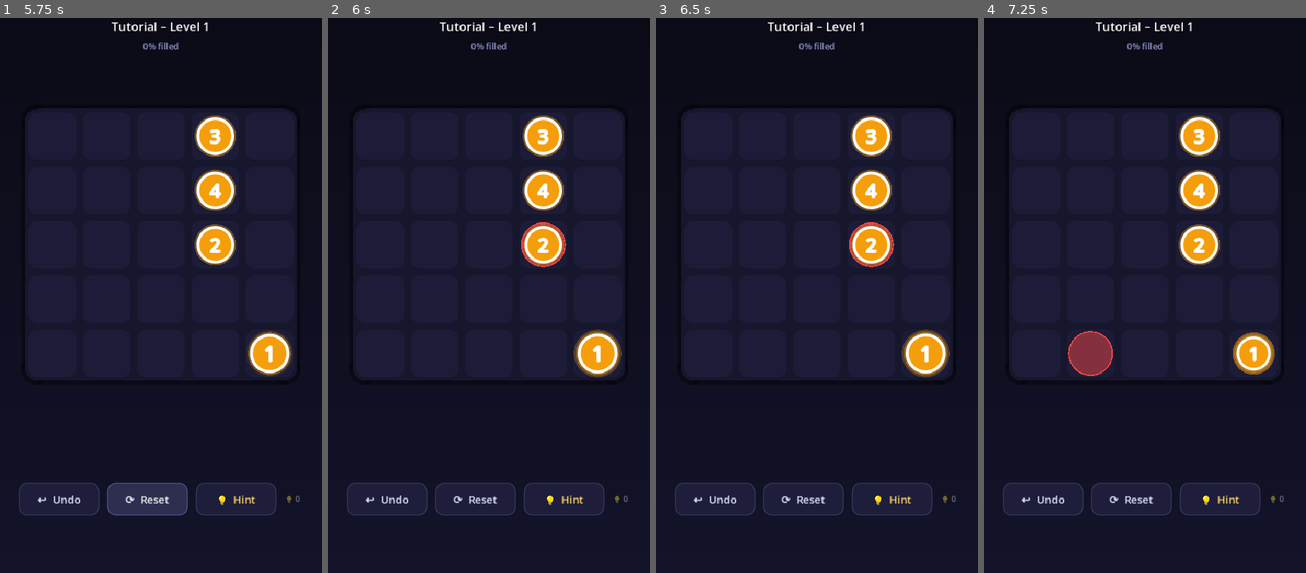
Above: before the commit, frames 1-4 (left to right).
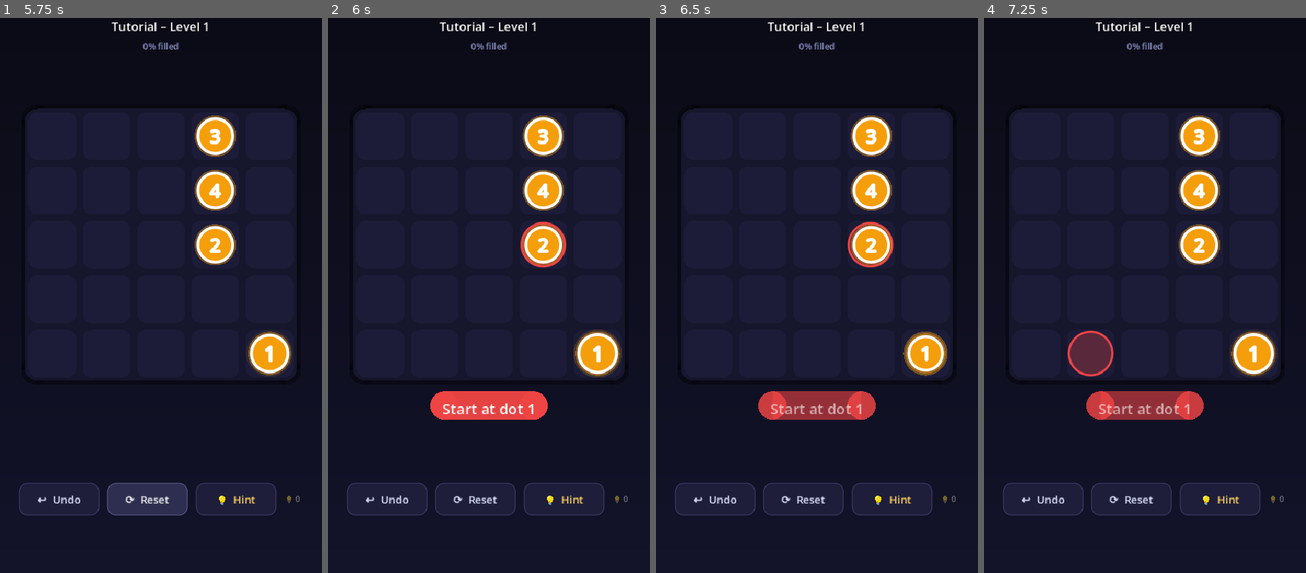
Above: after the commit, the same moments.

Repository: altafhssn/NumberZIpZap
Game: Godot game, scene res://scenes/Main.tscn
The game is run twice, just before and just after one commit, with the same random seed, the same clock (stepped at 60 frames per second) and the same inputs.
Inputs (mouse positions are in pixels of both pictures, inside the frame that each line leads up to):
- Up to frame 1 (5.75 s): click "↩ Undo" at 0.5 s; click "💡 Hint" at 1.25 s; click "↩ Undo" at 2 s; click "💡 Hint" at 2.75 s; click "↩ Undo" at 3.5 s; click "💡 Hint" at 4.25 s; click "⟳ Reset" at 5 s
- Up to frame 2 (6 s): move the mouse to (559, 256) at 5.77 s; click (559, 256) at 5.92 s
- Up to frame 3 (6.5 s): no input
- Up to frame 4 (7.25 s): drag from (1080, 317) to (1128, 400) at 6.52 s

Frame 1 is identical in both runs. In frame 2, 2.1% of the frame differs, in the area x 31-92%, y 36-73%; in frame 3, 2.6%; in frame 4, 3.1%, in the area x 25-91%, y 56-73%.

Commit message:
Add wrong-move toast feedback
Show the error message in a fading pill below the grid (was stored but
never rendered), lengthen the error display, add a shake animation, and
drive continuous redraws so the shake/toast/hint actually animate.

Co-Authored-By: Claude Opus 4.7 <noreply@anthropic.com>

Diff:
--- a/scripts/Grid.gd
+++ b/scripts/Grid.gd
@@ -127,7 +127,7 @@
 func show_error(row: int, col: int, message: String):
 	error_cell = Vector2i(row, col)
 	error_message = message
-	error_timer = 0.8
+	error_timer = 1.4
 	queue_redraw()
 
 func show_hint(row: int, col: int):
@@ -178,15 +178,16 @@
 
 	if hint_timer > 0:
 		hint_timer -= delta
+		needs_redraw = true  # animate pulse
 		if hint_timer <= 0:
 			hint_cell = Vector2i(-1, -1)
-			needs_redraw = true
 
 	if error_timer > 0:
 		error_timer -= delta
+		needs_redraw = true  # animate shake + toast fade
 		if error_timer <= 0:
 			error_cell = Vector2i(-1, -1)
-			needs_redraw = true
+			error_message = ""
 
 	if needs_redraw:
 		queue_redraw()
@@ -382,13 +383,32 @@
 		var r = error_cell.x
 		var c = error_cell.y
 		var center = _cell_center(r, c)
-		var alpha = error_timer / 0.8  # Fade out
+		var alpha = clampf(error_timer / 1.4, 0.0, 1.0)  # Fade out
 		var color = error_color
 		color.a = alpha * 0.5
 
-		var shake = (1.0 - alpha) * 4.0
+		var shake = sin(error_timer * 50.0) * (1.0 - alpha) * 5.0
 		draw_circle(center + Vector2(shake, 0), cell_size * 0.4, color)
-		draw_circle(center + Vector2(shake, 0), cell_size * 0.4, error_color, false, 2.0)
+		draw_circle(center + Vector2(shake, 0), cell_size * 0.4, error_color, false, 2.0, true)
+
+		# Toast message below the grid
+		if error_message != "":
+			var font = ThemeDB.fallback_font
+			var fs = clampi(int(cell_size * 0.28), 14, 22)
+			var msg_w = font.get_string_size(error_message, HORIZONTAL_ALIGNMENT_LEFT, -1, fs).x
+			var pad_x = 18.0
+			var pad_y = 10.0
+			var box_w = msg_w + pad_x * 2
+			var box_h = fs + pad_y * 2
+			var box_x = grid_rect.position.x + (grid_rect.size.x - box_w) / 2.0
+			var box_y = grid_rect.end.y + 16.0
+			var bg = Color("#EF4444")
+			bg.a = alpha
+			_draw_round_rect(Rect2(box_x, box_y, box_w, box_h), box_h / 2.0, bg)
+			var tcol = Color("#FFFFFF")
+			tcol.a = alpha
+			var ty = box_y + pad_y + font.get_ascent(fs)
+			draw_string(font, Vector2(box_x + pad_x, ty), error_message, HORIZONTAL_ALIGNMENT_LEFT, -1, fs, tcol)
 
 func _cell_center(row: int, col: int) -> Vector2:
 	return Vector2(
